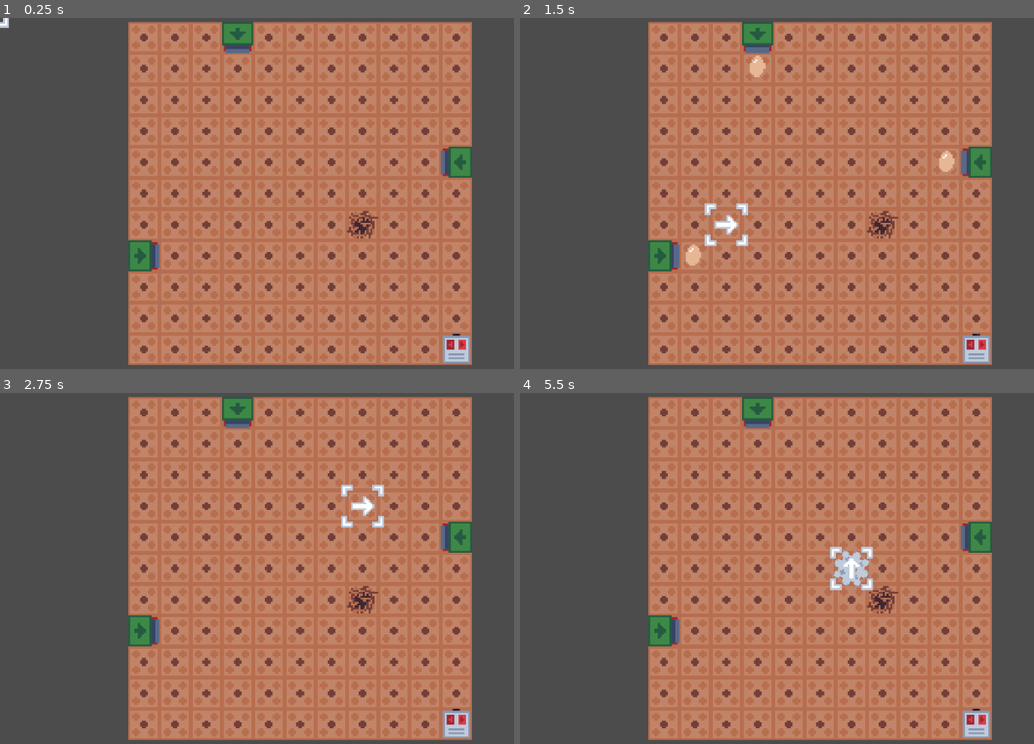
Above: before the commit, frames 1-4 (two rows, left to right).
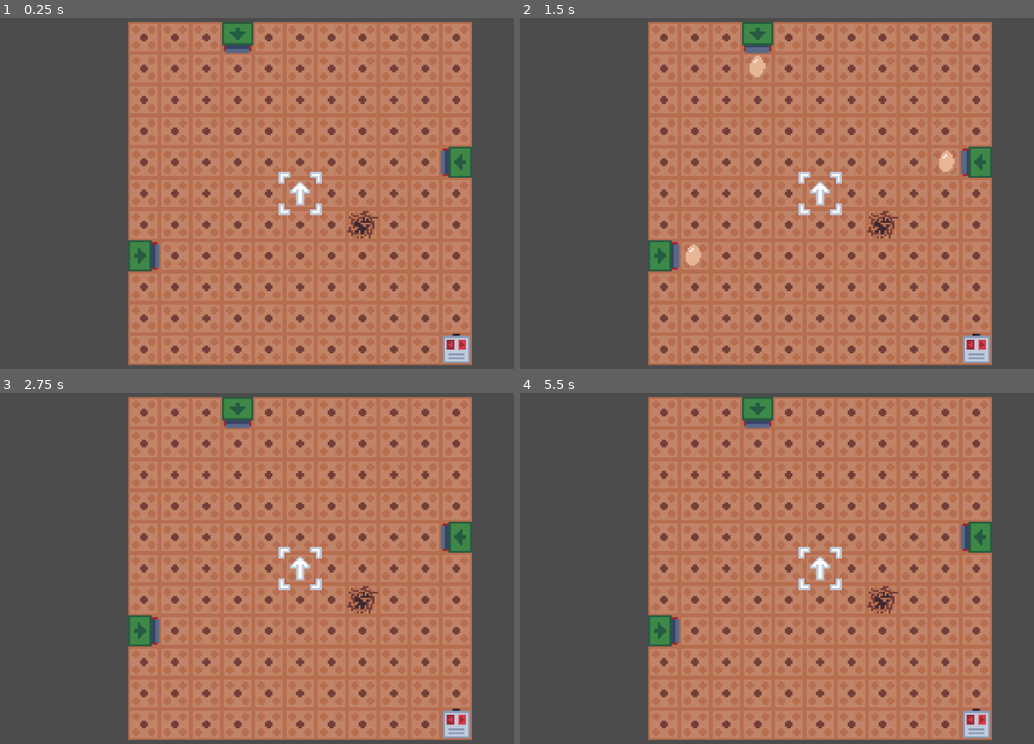
Above: after the commit, the same moments.

Repository: NoNotCar/SGJW-NestMaking
Game: Godot game, scene res://level/Level2.tscn
Same seed, same stepped clock (60 frames per second), same inputs: the game is played once before the commit and once after it. This scene is started directly instead of the project's main scene.
Inputs (mouse positions are in pixels of both pictures, inside the frame that each line leads up to):
- Up to frame 1 (0.25 s): no input
- Up to frame 2 (1.5 s): tap Enter at 0.5 s; move the mouse to (951, 175) at 0.52 s; hold E (rotate_right) 0.53-1.25 s; hold R (run) 0.53-1.25 s; click (951, 175) at 0.67 s; drag from (699, 211) to (792, 263) at 1.27 s
- Up to frame 3 (2.75 s): move the mouse to (359, 491) at 2.02 s; hold E (rotate_right) from 2.03 s (still down); hold R (run) from 2.03 s (still down)
- Up to frame 4 (5.5 s): release E (rotate_right) at 2.75 s; release R (run) at 2.75 s; tap Space at 2.75 s; drag from (792, 638) to (638, 515) at 2.77 s; move the mouse to (998, 621) at 3.52 s; hold Q (rotate_left) 3.53-4.25 s; hold R (run) 3.53-4.25 s; drag from (638, 515) to (730, 480) at 4.27 s; move the mouse to (848, 568) at 5.02 s; hold Q (rotate_left) from 5.03 s (still down); hold R (run) from 5.03 s (still down); click (848, 568) at 5.17 s

The runs differ from the first frame. In frame 1, 0.4% of the frame differs, in the area x 0-63%, y 0-57%; in frame 2, 0.8%; in frame 3, 0.8%; in frame 4, 1.0%, in the area x 54-69%, y 43-57%.
Error after the commit: Parse Error: Can't preload resource at path: res://components/crossaxle/Crossover.tscn (res://gui/placer/Placer.gd:9)

Commit message:
what a hoot!

Diff:
--- a/Editor.tscn
+++ b/Editor.tscn
@@ -10,6 +10,7 @@
 [ext_resource path="res://gui/SpeechBubbleText.tres" type="DynamicFont" id=8]
 [ext_resource path="res://Editor.gd" type="Script" id=9]
 [ext_resource path="res://gui/Chatbox.gd" type="Script" id=10]
+[ext_resource path="res://components/crossaxle/icon.png" type="Texture" id=11]
 
 [sub_resource type="StyleBoxTexture" id=1]
 texture = ExtResource( 6 )
@@ -85,6 +86,14 @@
 icon = ExtResource( 1 )
 spawn = "differential"
 
+[node name="SelectBox6" parent="SideBar/CenterContainer/GridContainer" instance=ExtResource( 5 )]
+margin_left = 100.0
+margin_top = 100.0
+margin_right = 196.0
+margin_bottom = 196.0
+icon = ExtResource( 11 )
+spawn = "crossover"
+
 [node name="VBoxContainer" type="VBoxContainer" parent="SideBar"]
 margin_top = 200.0
 margin_right = 420.0
@@ -117,7 +126,7 @@
 }
 
 [node name="Timer" type="Timer" parent="SideBar/VBoxContainer/Chatbox"]
-wait_time = 0.05
+wait_time = 0.04
 autostart = true
 
 [node name="CenterContainer" type="CenterContainer" parent="SideBar/VBoxContainer"]
--- a/components/axle/Axle.gd
+++ b/components/axle/Axle.gd
@@ -24,7 +24,7 @@
 func _process(delta):
 	if test_drive and not spin:
 		set_spin(1)
-	$Sprite.frame=int(fposmod(registry.time*spin+0.25*int(rot),1)*4)
+	$Sprite.frame=int(fposmod(registry.time*spin+0.249*int(rot),1)*4)
 
 func get_transference()->Array:
 	var l=[Vector2.RIGHT,Vector2.LEFT] if hoz else [Vector2.UP,Vector2.DOWN]
--- a/components/eggsrc/Egg.gd
+++ b/components/eggsrc/Egg.gd
@@ -19,13 +19,19 @@
 			$Tween.interpolate_property(self,"position",position,position+dir.normalized()*16,1/float(abs(belt.spin)),Tween.TRANS_LINEAR)
 			$Tween.start()
 		return
-	for nest in registry.find("nest",registry.tile_pos(global_position)):
-		remove_from_group("Eggs")
-		nest.eggs+=1
-		queue_free()
-		return
+	if $Sprite.frame==0:
+		for nest in registry.find("nest",registry.tile_pos(global_position)):
+			remove_from_group("Eggs")
+			nest.eggs+=1
+			queue_free()
+			return
 	$Sprite.frame=1
 
 
 func _on_tween_all_completed():
 	check()
+
+
+func _on_area_entered(area):
+	if area.get_parent() in get_tree().get_nodes_in_group("Eggs"):
+		$Sprite.frame=1
--- a/components/eggsrc/Egg.tscn
+++ b/components/eggsrc/Egg.tscn
@@ -1,7 +1,11 @@
-[gd_scene load_steps=3 format=2]
+[gd_scene load_steps=4 format=2]
 
 [ext_resource path="res://components/eggsrc/egg.png" type="Texture" id=1]
 [ext_resource path="res://components/eggsrc/Egg.gd" type="Script" id=2]
+
+[sub_resource type="CapsuleShape2D" id=1]
+radius = 4.15982
+height = 2.83862
 
 [node name="Egg" type="Node2D" groups=[
 "Eggs",
@@ -14,4 +18,10 @@
 hframes = 2
 
 [node name="Tween" type="Tween" parent="."]
+
+[node name="Area2D" type="Area2D" parent="."]
+
+[node name="CollisionShape2D" type="CollisionShape2D" parent="Area2D"]
+shape = SubResource( 1 )
 [connection signal="tween_all_completed" from="Tween" to="." method="_on_tween_all_completed"]
+[connection signal="area_entered" from="Area2D" to="." method="_on_area_entered"]
--- a/components/motor/Motor.gd
+++ b/components/motor/Motor.gd
@@ -16,3 +16,13 @@
 
 func stop():
 	$Axle.spin=0
+
+func reverse():
+	var rspin=-$Axle.spin
+	$Axle.spin=0
+	$Axle.spin=rspin
+	$Sprite.frame=3-$Sprite.frame
+
+
+func _on_area_entered(area):
+	reverse()
--- a/components/nest/Nest.gd
+++ b/components/nest/Nest.gd
@@ -20,5 +20,8 @@
 # warning-ignore:narrowing_conversion
 	eggs=clamp(new,0,$Sprite.hframes-1)
 	$Sprite.frame=eggs
-	if eggs and not get_tree().get_nodes_in_group("Eggs"):
+	if not get_tree().get_nodes_in_group("Eggs"):
+		for nest in get_tree().get_nodes_in_group("Nests"):
+			if not nest.eggs:
+				return
 		get_parent().emit_signal("complete")
--- a/components/nest/Nest.tscn
+++ b/components/nest/Nest.tscn
@@ -3,7 +3,9 @@
 [ext_resource path="res://components/nest/nest.png" type="Texture" id=1]
 [ext_resource path="res://components/nest/Nest.gd" type="Script" id=2]
 
-[node name="Nest" type="Node2D"]
+[node name="Nest" type="Node2D" groups=[
+"Nests",
+]]
 script = ExtResource( 2 )
 
 [node name="Sprite" type="Sprite" parent="."]
--- a/gui/placer/Placer.gd
+++ b/gui/placer/Placer.gd
@@ -6,13 +6,14 @@
 export var bevel = preload("res://components/bevel/Bevel.tscn")
 export var belt = preload("res://components/belt/Belt.tscn")
 export var diff = preload("res://components/differential/Differential.tscn")
+export var cross = preload("res://components/crossaxle/Crossover.tscn")
 
 var dragging:=false
 var fpos: Vector2
 var spos: Vector2
 var tpos: Vector2
 var r = 0
-var simpledict = {"gear":gear, "axle": axle,"differential":diff}
+var simpledict = {"gear":gear, "axle": axle,"differential":diff,"crossover":cross}
 var spawndict = {}
 
 func reset_crs():
--- a/registry.gd
+++ b/registry.gd
@@ -10,7 +10,7 @@
 var placing = "gear"
 var errored:=false
 var level = 1
-const MAX_LEVEL = 3
+const MAX_LEVEL = 4
 const jam_error = preload("res://gui/alerts/JamError.tscn")
 const TILESIZE = Vector2(16,16)
 
Not shown: 1 places in Editor.tscn that only renumber resources
